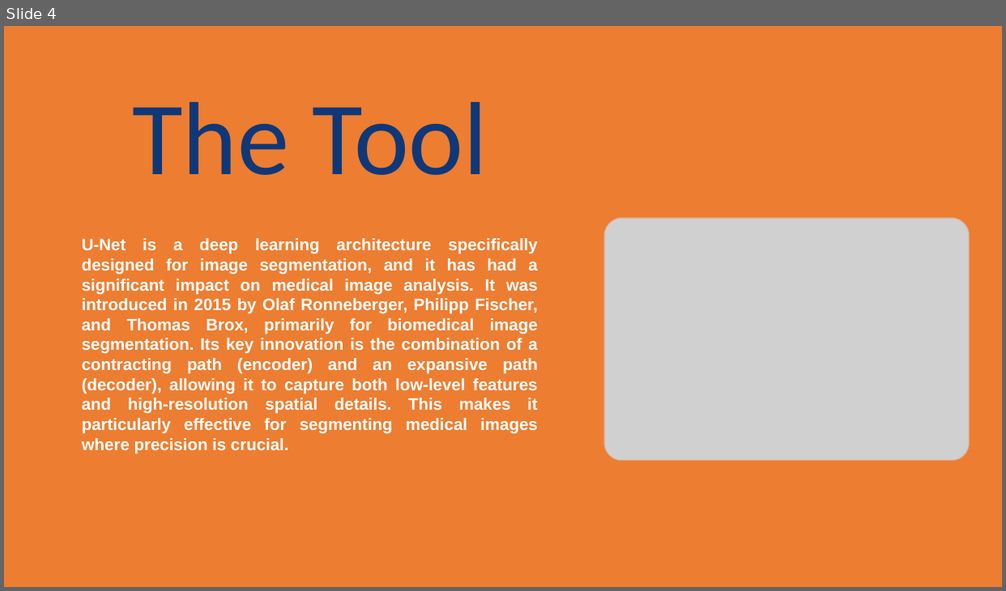
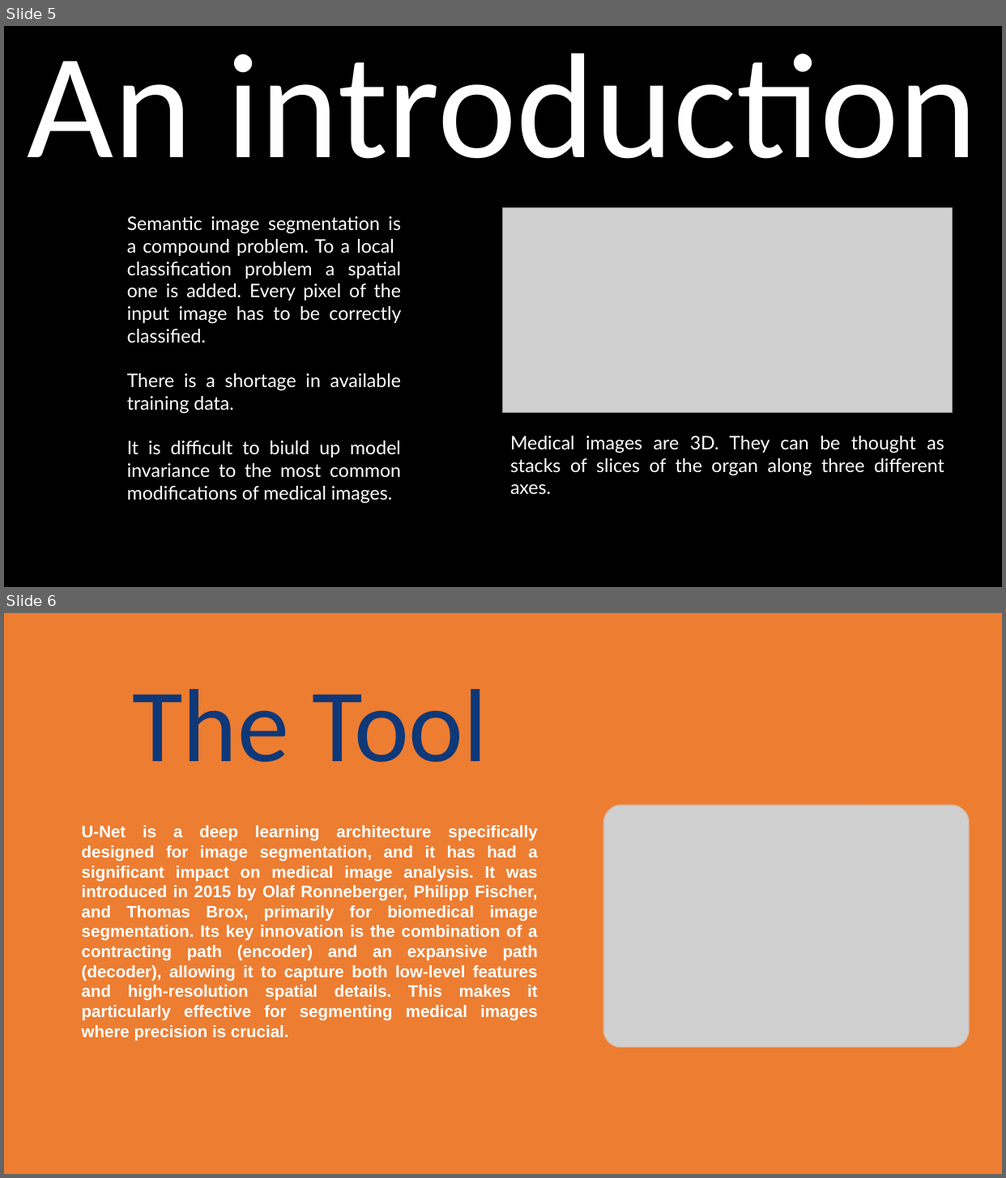
Before and after one commit to vivri1216/U-NetForMedicalImageSegmentation, a slide deck: PresentationPurpose/DSN_Presentazione.pptx. Shown one above the other, each under a label of ours: slide 4 before the commit, slides 5 and 6 after it. The pictures are 1006x591 and 1006x1178 pixels, drawn with LibreOffice and Linux fonts; fonts in the diff are those of the drawing; grey boxes stand for pictures; background and template pictures are left out. Boxes give left, top, right and bottom in pixels: in the first picture for what was removed or moved away, otherwise in the second. Text is boxed around its words. In the diff, an @@ line names an element or a change of style, - is before the commit and + after.

```diff
--- a/PresentationPurpose/DSN_Presentazione.pptx
+++ b/PresentationPurpose/DSN_Presentazione.pptx
@@ slide 5 added at (x1=4, y1=26, x2=1002, y2=587), background #000000 @@
@@ text added at (x1=27, y1=53, x2=978, y2=159), 144 pt, text #FFFFFF @@
+An introduction
@@ text added at (x1=127, y1=216, x2=401, y2=504), 18 pt, text #FFFFFF @@
+Semantic image segmentation is a compound problem. To a local classification problem a spatial one is added. Every pixel of the input image has to be correctly classified.
+There is a shortage in available training data.
+It is difficult to biuld up model invariance to the most common modifications of medical images.
@@ picture added at (x1=503, y1=208, x2=953, y2=412) @@
@@ text added at (x1=510, y1=436, x2=944, y2=495), 18 pt, text #FFFFFF @@
+Medical images are 3D. They can be thought as stacks of slices of the organ along three different axes.
@@ what was slide 4 is now slide 6 @@
```
Also in this commit, not shown: 2 slides changed, 8 other slides added.
